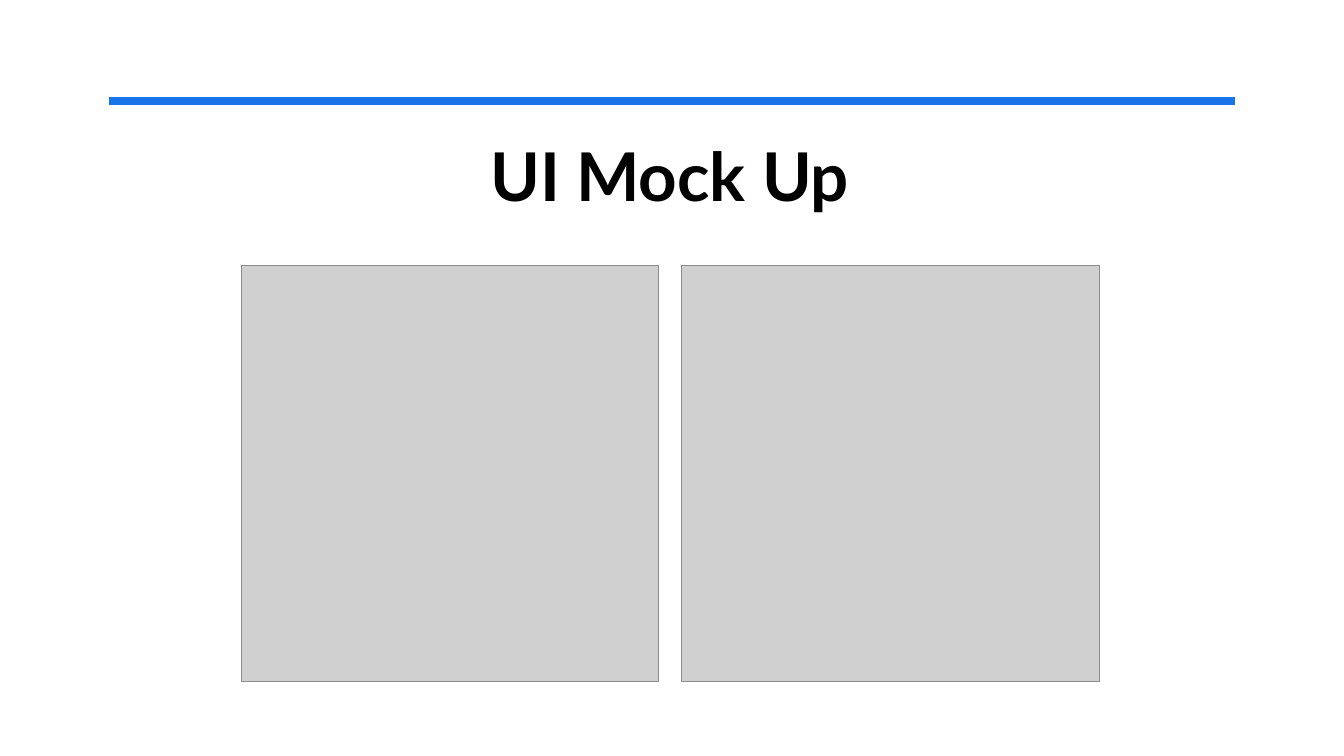
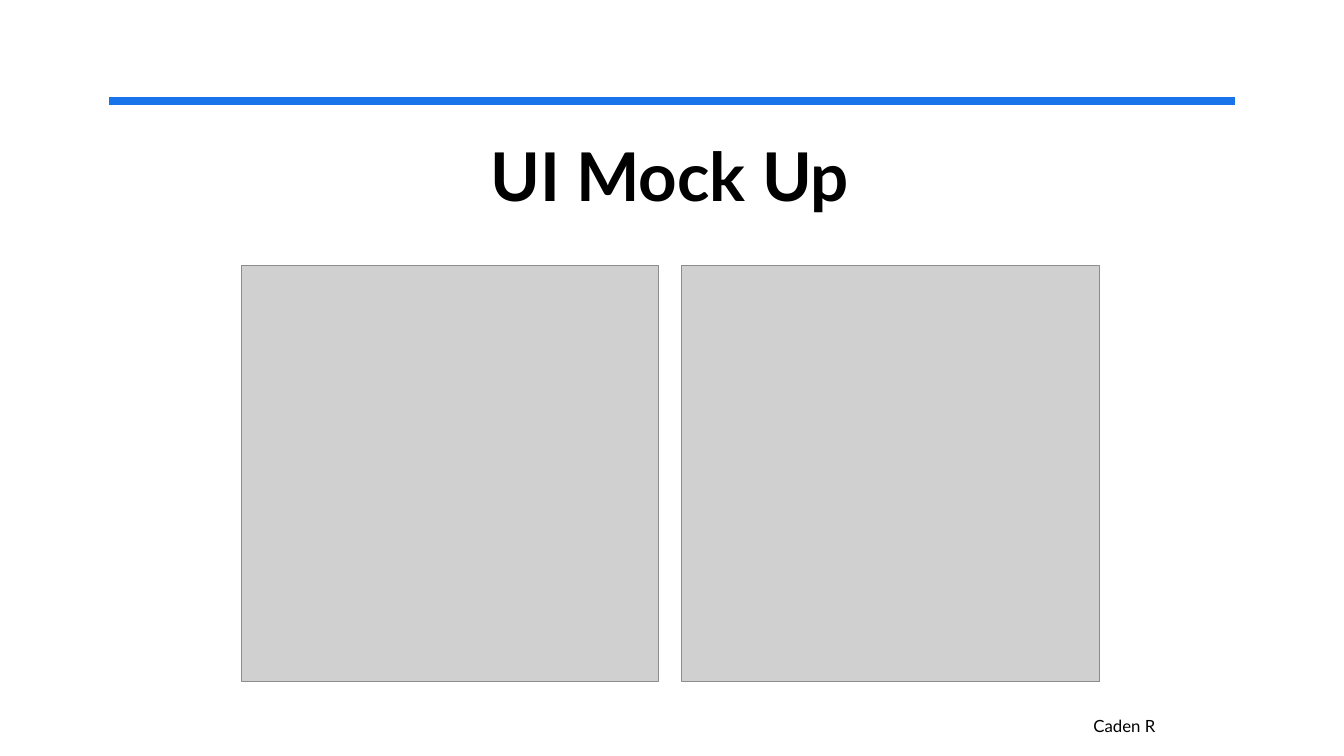
Before and after one commit to JeffCompasClassrooms/cs2450-youface-fall2025-cadence, a slide deck: slide 8 of Pitch Your Project-Cadence.pptx. Drawn at 1344x756 pixels with LibreOffice and Linux fonts; fonts in the diff are those of the drawing; grey boxes stand for pictures. Boxes give left, top, right and bottom in pixels: in the first picture for what was removed or moved away, otherwise in the second. Text is boxed around its words. In the diff, an @@ line names an element or a change of style, - is before the commit and + after.

```diff
--- a/Pitch Your Project-Cadence.pptx
+++ b/Pitch Your Project-Cadence.pptx
@@ text added at box(1093, 719, 1156, 732), 12 pt, text #000000 @@
+Caden R
```
Also in this commit, not shown: 9 other slides changed.
